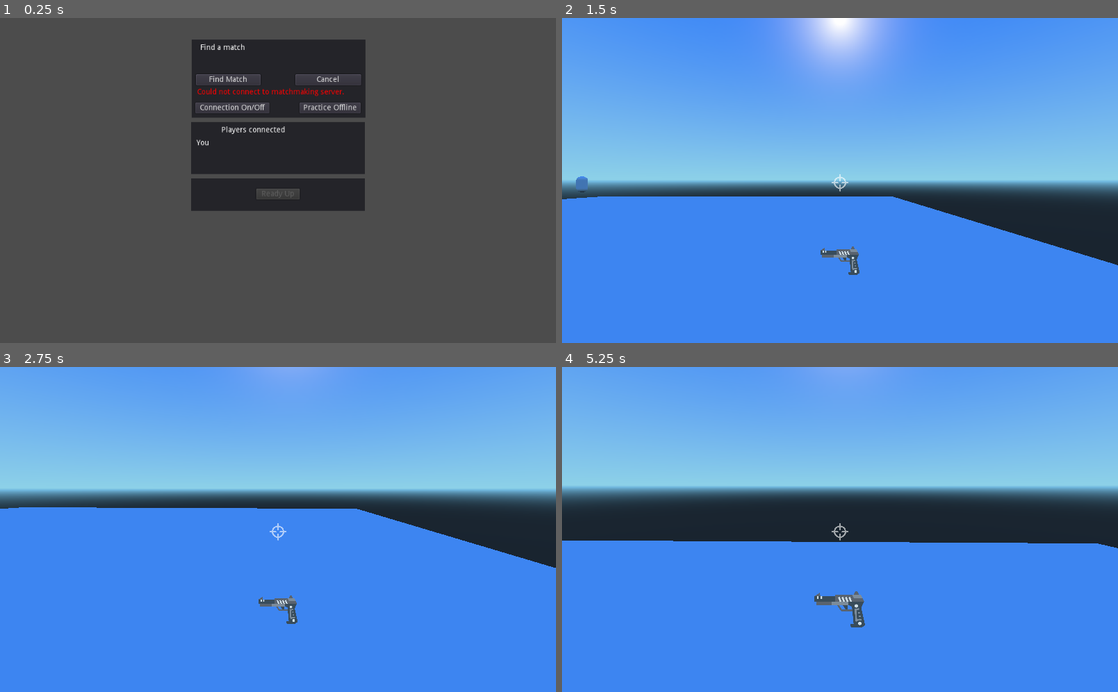
Above: before the commit, frames 1-4 (two rows, left to right).
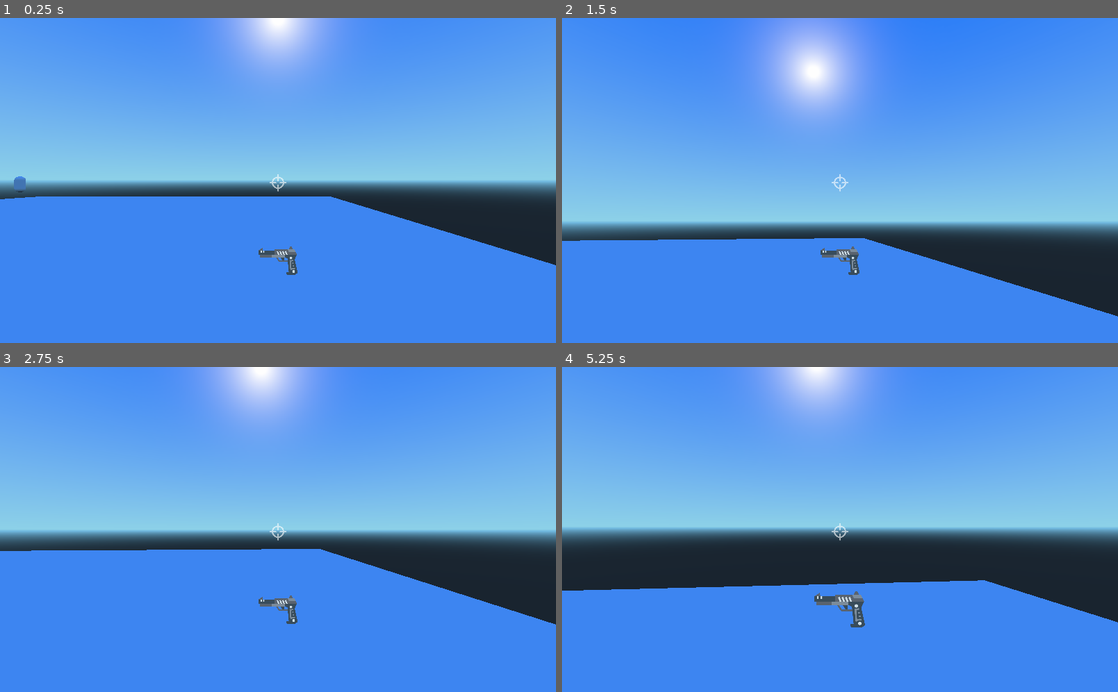
Above: after the commit, the same moments.

Repository: justinwash/duel-fps
Game: Godot game, scene res://game/game.tscn
Same seed, same stepped clock (60 frames per second), same inputs: the game is played once before the commit and once after it.
Inputs (mouse positions are in pixels of both pictures, inside the frame that each line leads up to):
- Up to frame 1 (0.25 s): no input
- Up to frame 2 (1.5 s): click (789, 79) at 0.5 s, where only the run before the commit has a clickable "Find Match"; click (890, 109) at 1.25 s, where only the run before the commit has a clickable "Practice Offline"
- Up to frame 3 (2.75 s): tap Enter at 2 s; move the mouse to (305, 529) at 2.02 s; hold W (move_forwards) from 2.03 s (still down); click (305, 529) at 2.1 s
- Up to frame 4 (5.25 s): keep holding W (move_forwards); move the mouse to (812, 529) at 2.77 s; click (812, 529) at 2.85 s; move the mouse to (851, 523) at 3.52 s; click (851, 523) at 3.6 s; move the mouse to (834, 536) at 4.27 s; click (834, 536) at 4.35 s; move the mouse to (878, 532) at 5.02 s; click (878, 532) at 5.1 s

The runs differ from the first frame. In frame 1, 100% of the frame differs, in the area x 0-100%, y 0-100%; in frame 2, 31%; in frame 3, 28%; in frame 4, 36%.

Commit message:
add dev_mode flag to game node

Diff:
--- a/game/game.gd
+++ b/game/game.gd
@@ -1,4 +1,6 @@
 extends Node
+
+export var DEV_MODE = false
 
 onready var matchmaker = $Matchmaker
 onready var lobby = $Lobby
@@ -16,6 +18,9 @@
 func _ready():
 	_connect_matchmaking_signals()
 	_connect_world_signals()
+
+	if DEV_MODE:
+		_start_practice()
 
 func _connect_matchmaking_signals():
 	matchmaker.connect("start_game", self, "_start_game")
--- a/game/game.tscn
+++ b/game/game.tscn
@@ -8,6 +8,7 @@
 [node name="Game" type="Node"]
 pause_mode = 2
 script = ExtResource( 5 )
+DEV_MODE = true
 
 [node name="Matchmaker" parent="." instance=ExtResource( 1 )]
 pause_mode = 2
